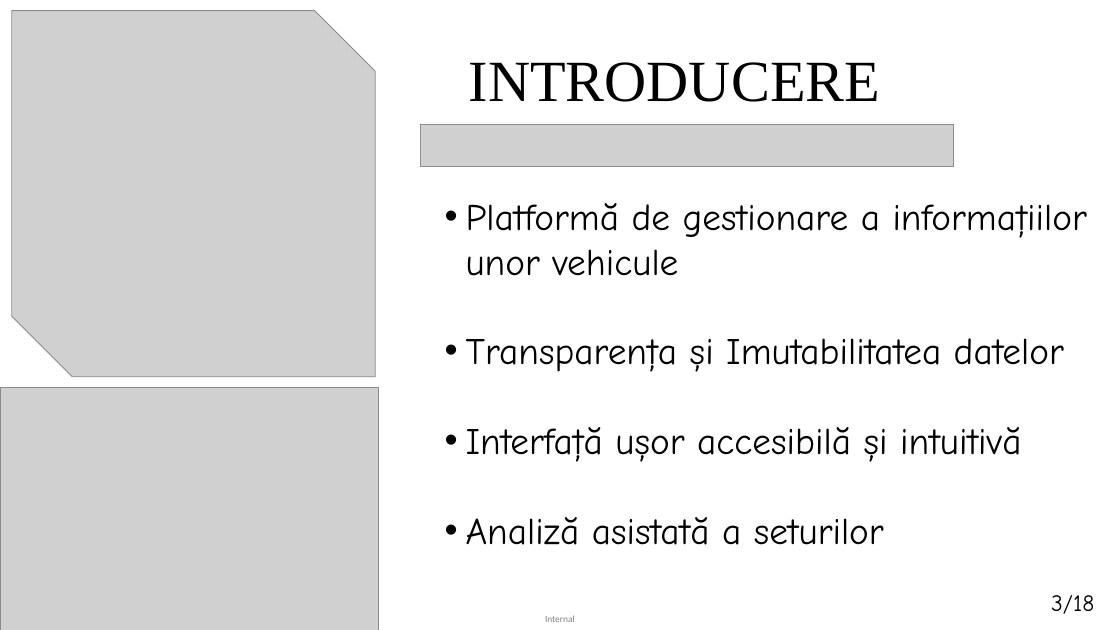
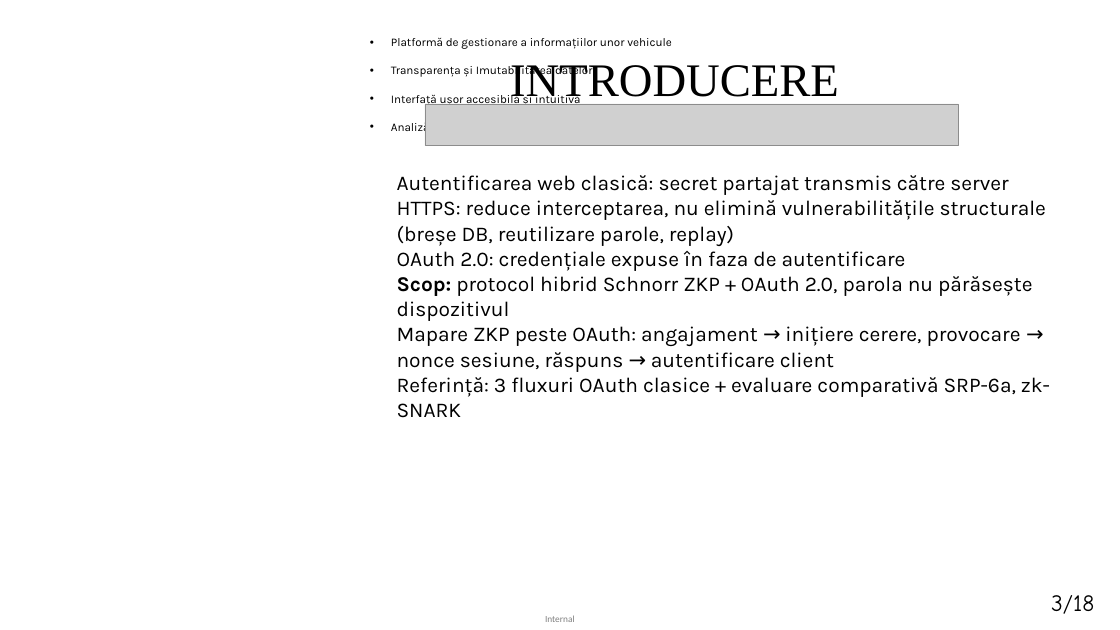
Before and after one commit to matei-rares-a/acas, a slide deck: slide 3 of docs/prezentare/current_draft/disertatie_matei_rares_prezentare_main.pptx. Drawn at 1120x630 pixels with LibreOffice and Linux fonts; fonts in the diff are those of the drawing; grey boxes stand for pictures. Boxes give left, top, right and bottom in pixels: in the first picture for what was removed or moved away, otherwise in the second. Text is boxed around its words. In the diff, an @@ line names an element or a change of style, - is before the commit and + after.

```diff
--- a/docs/prezentare/current_draft/disertatie_matei_rares_prezentare_main.pptx
+++ b/docs/prezentare/current_draft/disertatie_matei_rares_prezentare_main.pptx
@@ picture removed at [12,11,376,377] @@
@@ title "INTRODUCERE" at [510,65,839,106]: size 50 to 40 pt @@
@@ text "Platformă de gestionare a informațiilor ...": place and size @@
-text "Platformă de gestionare a informațiilor ..." at [466,203,1087,545]
+text "Platformă de gestionare a informațiilor ..." at [391,38,672,134]
@@ text "Platformă de gestionare a informațiilor ..." at [391,38,672,134]: size 32 to 10 pt, font Comic Neue to Karla @@
@@ picture: place and size @@
-picture at [420,125,954,167]
+picture at [425,104,959,146]
@@ text added at [397,175,1050,418], 18 pt, text #000000 @@
+Autentificarea web clasică: secret partajat transmis către server
+HTTPS: reduce interceptarea, nu elimină vulnerabilitățile structurale (breșe DB, reutilizare parole, replay)
+OAuth 2.0: credențiale expuse în faza de autentificare
+Scop: protocol hibrid Schnorr ZKP + OAuth 2.0, parola nu părăsește dispozitivul
+Mapare ZKP peste OAuth: angajament → inițiere cerere, provocare → nonce sesiune, răspuns → autentificare client
+Referință: 3 fluxuri OAuth clasice + evaluare comparativă SRP-6a, zk-SNARK
@@ picture removed at [0,388,378,630] @@
```
Also in this commit, not shown: 7 other slides changed, 10 slides added, 9 slides removed, 1 other file.
